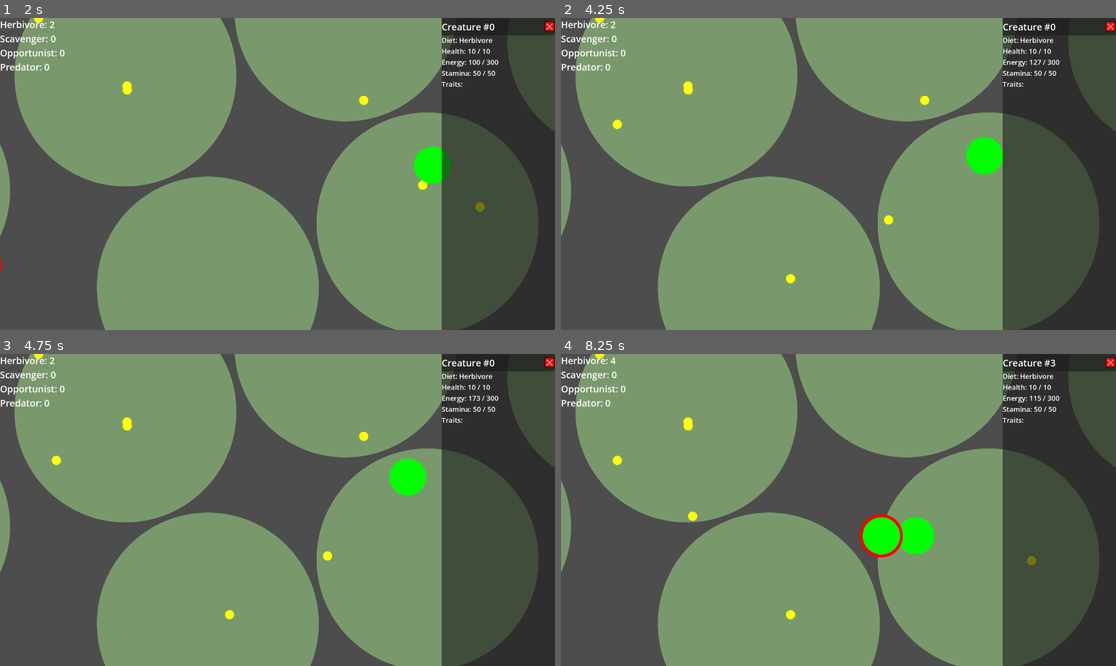
Above: before the commit, frames 1-4 (two rows, left to right).
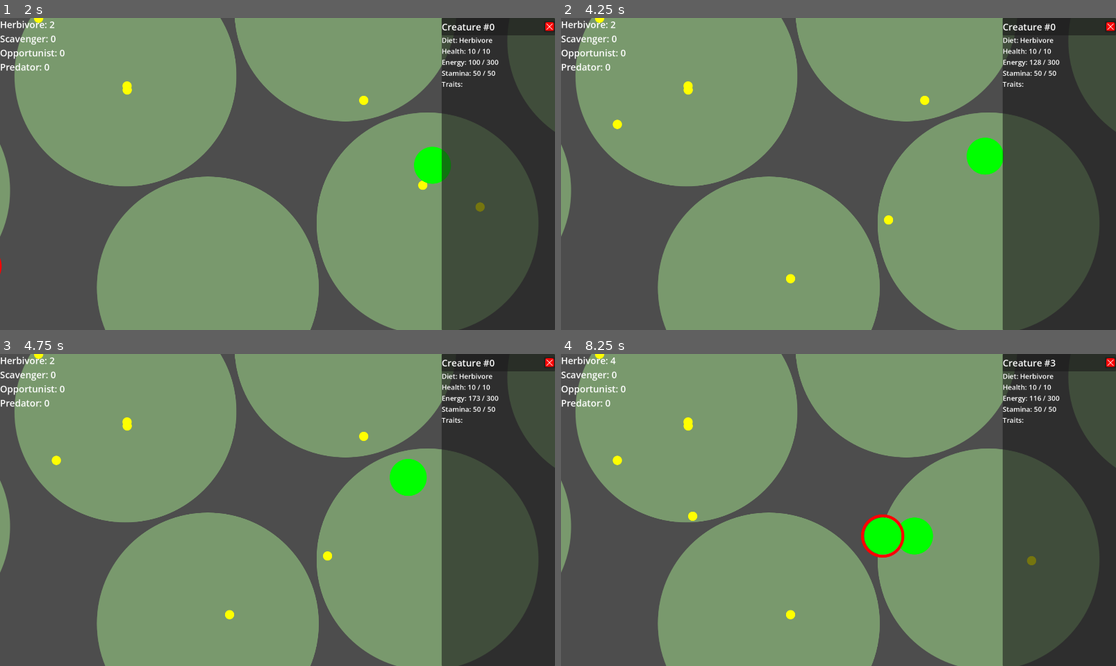
Above: after the commit, the same moments.

Repository: AntonPotapovDev/evolution-game
Game: Godot game, scene res://main.tscn
Two runs of this game, one before a commit and one after it. Both use one fixed random seed, a clock stepped at 60 frames per second and the inputs below.
Inputs (mouse positions are in pixels of both pictures, inside the frame that each line leads up to):
- Up to frame 1 (2 s): drag from (44, 267) to (427, 223) at 0.52 s; drag from (444, 136) to (427, 223) at 1.27 s
- Up to frame 2 (4.25 s): move the mouse to (894, 105) at 2.02 s; click (894, 105) at 2.17 s; drag from (810, 236) to (688, 74) at 2.77 s; move the mouse to (1005, 220) at 3.52 s; click (1005, 220) at 3.67 s
- Up to frame 3 (4.75 s): drag from (111, 463) to (421, 491) at 4.27 s
- Up to frame 4 (8.25 s): move the mouse to (866, 510) at 5.02 s; click (866, 510) at 5.17 s; drag from (755, 432) to (927, 475) at 5.77 s; move the mouse to (960, 494) at 6.52 s; click (960, 494) at 6.67 s; drag from (727, 525) to (899, 534) at 7.27 s; move the mouse to (894, 534) at 8.02 s; click (894, 534) at 8.17 s

Frame 1 is identical in both runs. In frame 2, less than 0.1% of the frame differs, in the area x 72-87%, y 13-51%; in frame 3, less than 0.1%; in frame 4, 0.3%, in the area x 53-87%, y 13-66%.

Commit message:
Make creatures actively eat food

Diff:
--- a/creature/components/ai/needs/feed_need/strategies/pick_food_strategy.gd
+++ b/creature/components/ai/needs/feed_need/strategies/pick_food_strategy.gd
@@ -14,6 +14,10 @@
 func update(delta: float) -> bool:
     var food = food_info_provider.get_info().food
 
+    _actor.eating.eat_food_if_can(food)
+    if food.is_consumed:
+        return true
+
     var movement_policy = _actor.config.moving_to_food_policy
     _actor.movement.move_to_target(food, delta, movement_policy)
-    return food.is_consumed
+    return false
--- a/creature/components/eating.gd
+++ b/creature/components/eating.gd
@@ -5,14 +5,13 @@
 var _creature: Creature
 
 
-func on_creature_area_entered(area: Area2D):
-    var food = area as AbstractFood
-    if not food:
+func _init(creature: Creature):
+    _creature = creature
+
+
+func eat_food_if_can(food: AbstractFood):
+    if not _creature.config.diet.has(food.type):
         return
 
-    if _creature.config.diet.has(food.type):
+    if _creature.overlaps_area(food):
         food.consume(_creature)
-
-
-func _init(creature: Creature):
-    _creature = creature
--- a/creature/creature.gd
+++ b/creature/creature.gd
@@ -95,18 +95,8 @@
     _id = new_id
     _config = creature_config
 
-    _health = Health.new(self)
-    _energy = Energy.new(self, creature_config.energy_config)
-    _vision = $Vision
-    _vision.init(self)
-    _movement = Movement.new(self, creature_config.movement_config, $MovingAdviser)
-    _stamina = Stamina.new(self, creature_config.stamina_config)
-    _eating = Eating.new(self)
-    area_entered.connect(_eating.on_creature_area_entered)
-    _breeding = Breeding.new(self)
-    _death = Death.new(self)
-
-    _ai = Ai.new(self)
+    _init_node_components()
+    _init_simple_components()
 
     _updatable_components = [
         _energy,
@@ -117,13 +107,28 @@
     ]
 
 
+func _init_node_components():
+    _vision = $Vision
+    _vision.init(self)
+
+
+func _init_simple_components():
+    _health = Health.new(self)
+    _energy = Energy.new(self, _config.energy_config)
+    _movement = Movement.new(self, _config.movement_config, $MovingAdviser)
+    _stamina = Stamina.new(self, _config.stamina_config)
+    _eating = Eating.new(self)
+    _breeding = Breeding.new(self)
+    _death = Death.new(self)
+    _ai = Ai.new(self)
+
+
 func _ready() -> void:
     add_to_group(Groups.CREATURE)
 
 
 func _exit_tree() -> void:
     _ai.deinit()
-    area_entered.disconnect(_eating.on_creature_area_entered)
 
 
 func _physics_process(delta: float) -> void:
--- a/game_world/game_world.gd
+++ b/game_world/game_world.gd
@@ -6,7 +6,6 @@
 
 
 var _screen_size: Vector2
-var _rng: RandomNumberGenerator
 
 
 func start() -> void:
@@ -18,8 +17,6 @@
 func _init_system():
     _screen_size = get_viewport_rect().size
     _camera.global_position = _screen_size / 2
-
-    _rng = RandomNumberGenerator.new()
 
     Spawner.init(self)
 
--- a/globals/spawner.gd
+++ b/globals/spawner.gd
@@ -23,10 +23,6 @@
     return instance
 
 
-func spawn_default_creature(global_position: Vector2) -> Creature:
-    return spawn_creature(global_position, CreatureConfig.make_default())
-
-
 func spawn_plant_food(global_position: Vector2) -> PlantFood:
     var instance = PLANT_FOOD_SCENE.instantiate() as PlantFood
     _add_object_to_scene(instance, global_position)
